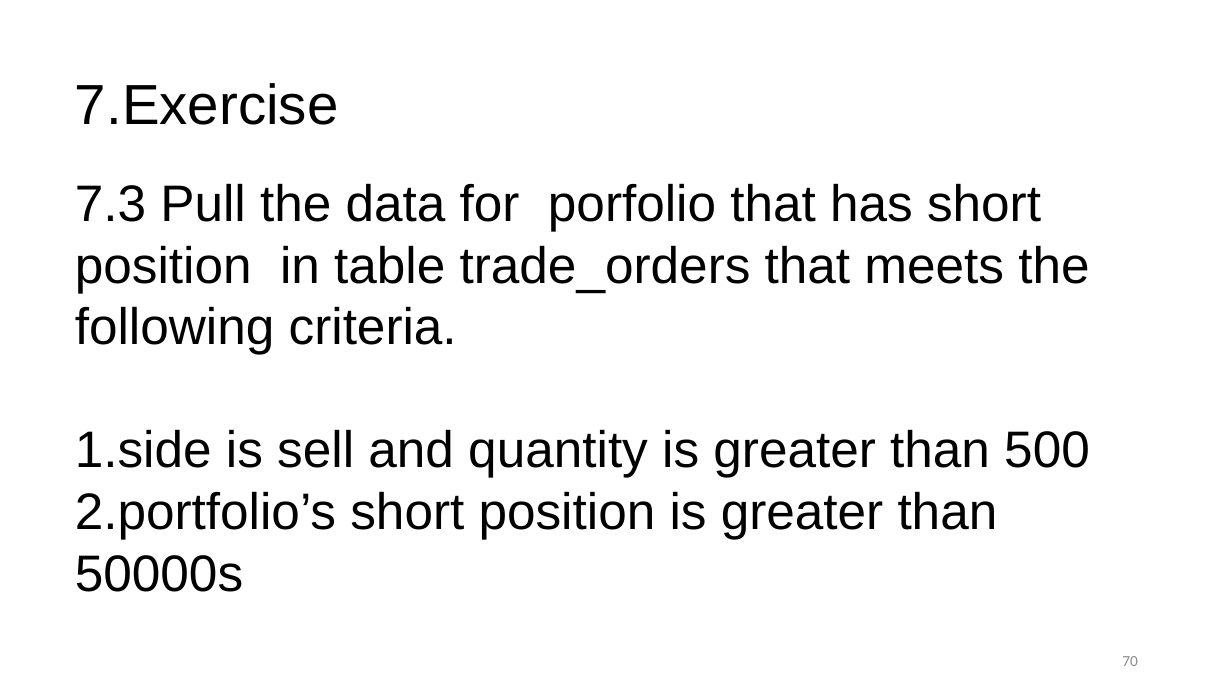
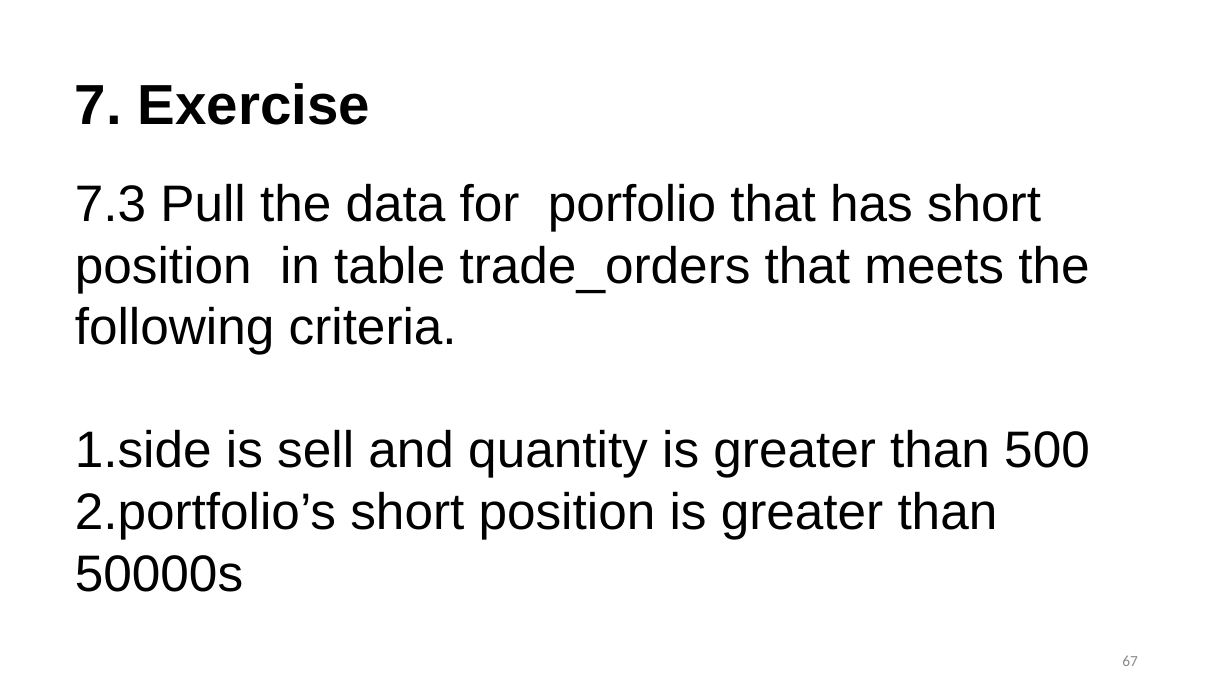
Before and after one commit to hgao62/sql_tutorial, a slide deck: slide 67 of SQL_PPT_2025.pptx (slide 70 before the commit). Drawn at 1232x693 pixels with LibreOffice and Linux fonts; fonts in the diff are those of the drawing. Boxes give left, top, right and bottom in pixels: in the first picture for what was removed or moved away, otherwise in the second. Text is boxed around its words. In the diff, an @@ line names an element or a change of style, - is before the commit and + after.

```diff
--- a/SQL_PPT_2025.pptx
+++ b/SQL_PPT_2025.pptx
@@ title at (75,83,370,125): text changed; bold on @@
-7.Exercise
+7. Exercise
@@ page number at (1122,655,1138,666): text changed @@
-70
+67
```
Also in this commit, not shown: 75 other slides changed, 1 slide added, 9 slides removed, 2 other files.
